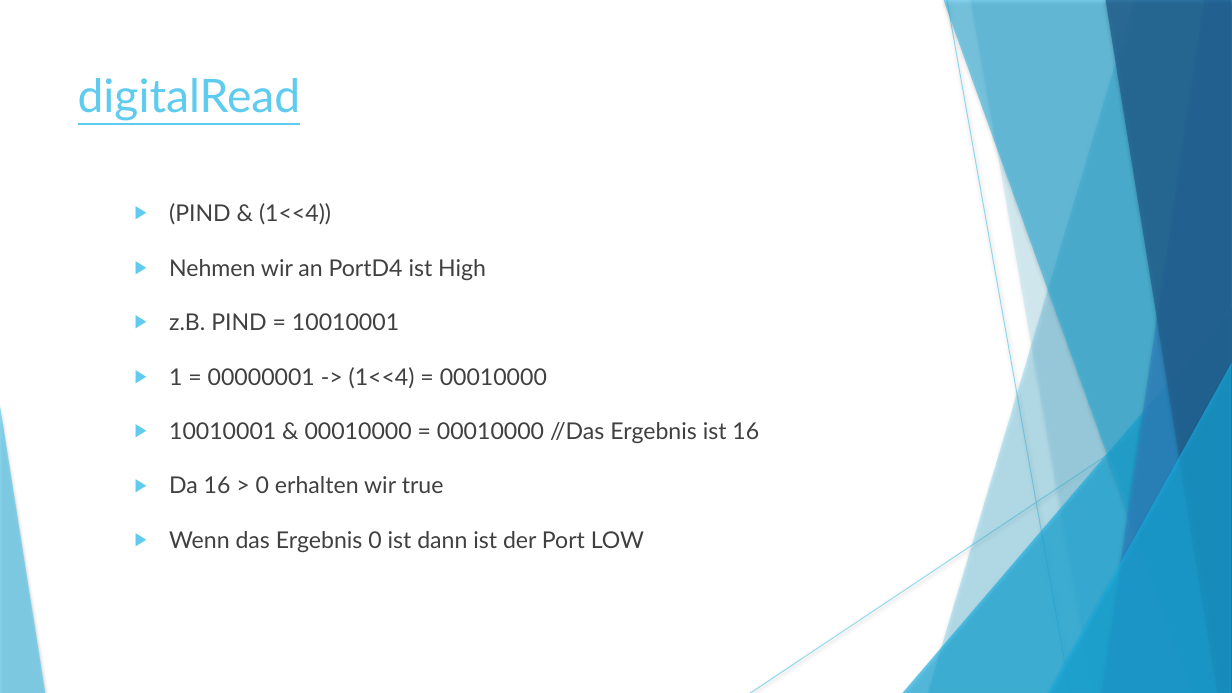
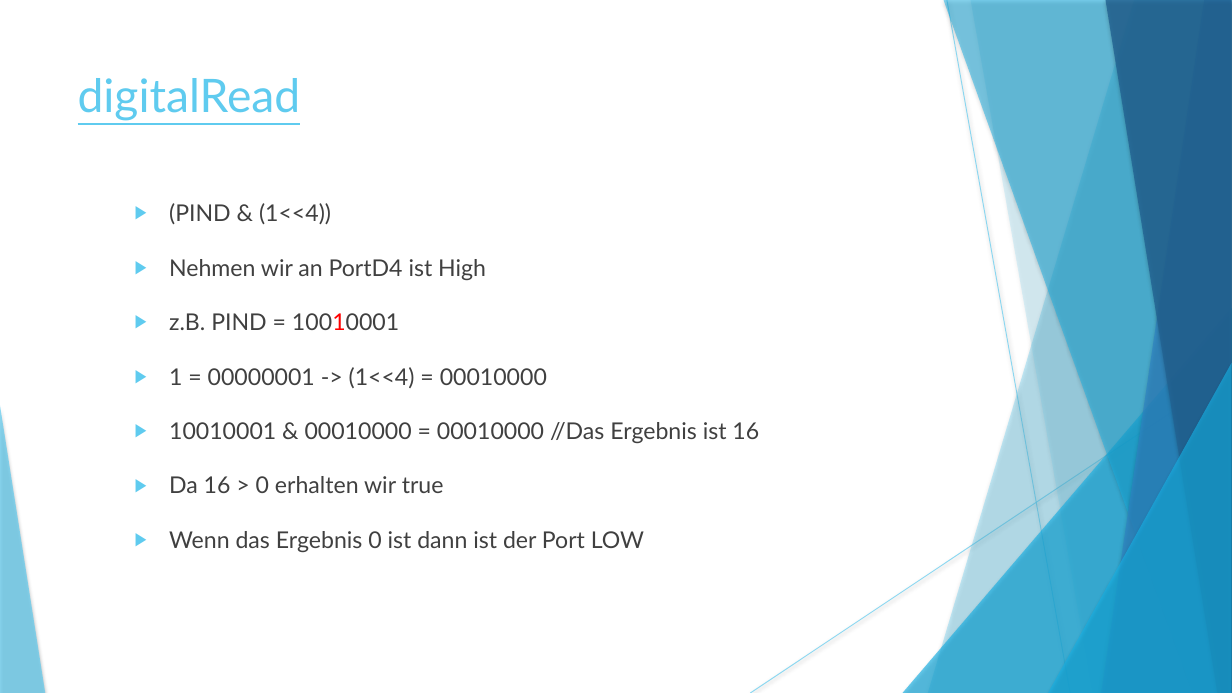
Before and after one commit to rinnerfabian/unistuff, a slide deck: slide 13 of 5. Semester/IoT/iot/powerPoint.pptx. Drawn at 1232x693 pixels with LibreOffice and Linux fonts; fonts in the diff are those of the drawing. Boxes give left, top, right and bottom in pixels: in the first picture for what was removed or moved away, otherwise in the second. Text is boxed around its words. In the diff, an @@ line names an element or a change of style, - is before the commit and + after.

```diff
--- a/5. Semester/IoT/iot/powerPoint.pptx
+++ b/5. Semester/IoT/iot/powerPoint.pptx
@@ text at bbox=[169, 313, 399, 330]: text colour #404040 to #FF0000 in "10010001" @@
```
Also in this commit, not shown: 3 other slides changed.
